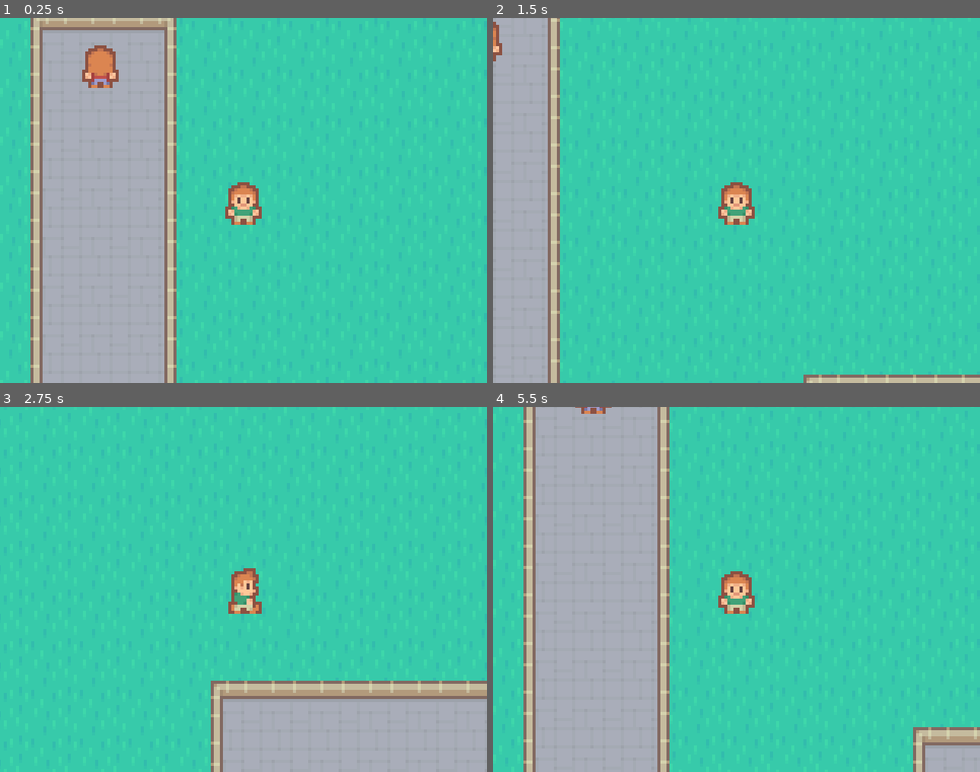
Above: before the commit, frames 1-4 (two rows, left to right).
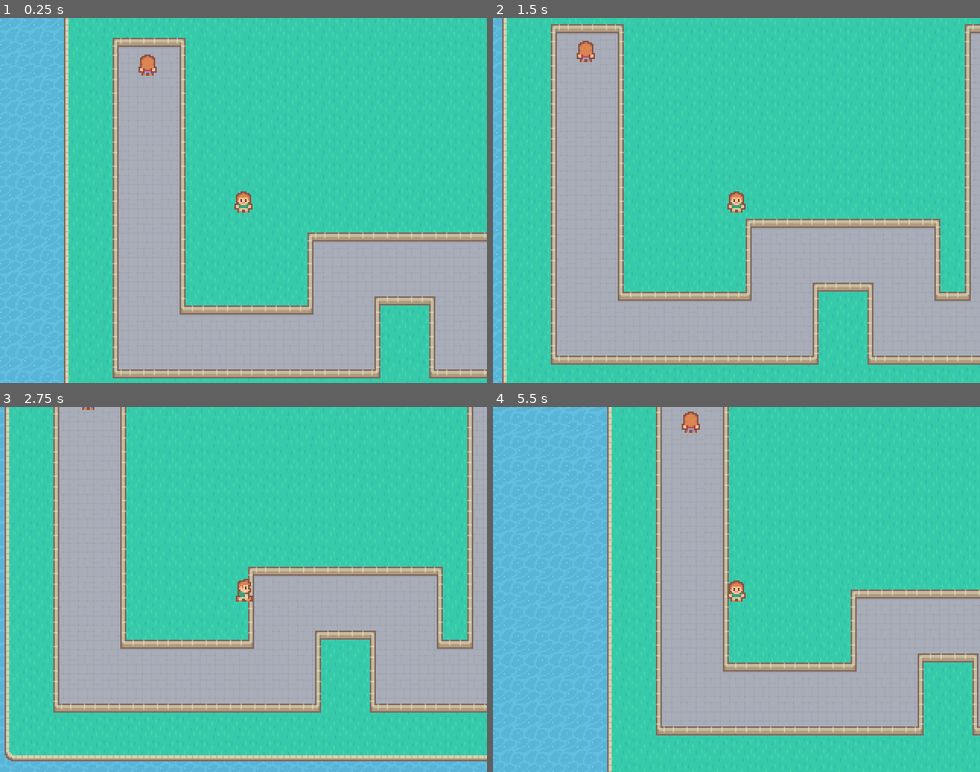
Above: after the commit, the same moments.

Repository: Bloodyaugust/farming-td
Game: Godot game, scene res://scenes/test.tscn
Same seed, same stepped clock (60 frames per second), same inputs: the game is played once before the commit and once after it.
Inputs:
- Up to frame 1 (0.25 s): no input
- Up to frame 2 (1.5 s): hold Right (ui_right) 0.53-1.28 s; hold Ctrl 0.53-1.28 s; hold Down (ui_down) from 1.28 s (still down); tap P at 1.35 s
- Up to frame 3 (2.75 s): release Down (ui_down) at 2.03 s; hold Right (ui_right) from 2.03 s (still down); hold Ctrl from 2.03 s (still down)
- Up to frame 4 (5.5 s): release Right (ui_right) at 2.78 s; release Ctrl at 2.78 s; hold Up (ui_up) 2.78-3.53 s; tap P at 2.85, 4.35 s; hold Ctrl 3.53-4.28 s; hold Left (ui_left) 3.53-5.03 s; hold Down (ui_down) from 5.03 s (still down); hold Ctrl from 5.03 s (still down)

The runs differ from the first frame. In frame 1, 49% of the frame differs, in the area x 0-100%, y 0-100%; in frame 2, 50%; in frame 3, 50%; in frame 4, 63%.

Commit message:
Refactor path_navigator, finish logic for basic path_follower
- Lots of minor pixel-perfect alignment fixes
- Some refactor of scene hierarchy

Diff:
--- a/actors/basic_enemy.tscn
+++ b/actors/basic_enemy.tscn
@@ -1,9 +1,10 @@
-[gd_scene load_steps=6 format=2]
+[gd_scene load_steps=8 format=2]
 
 [ext_resource path="res://sprites/enemies/basic/tile_0105.png" type="Texture" id=1]
 [ext_resource path="res://sprites/enemies/basic/tile_0106.png" type="Texture" id=2]
 [ext_resource path="res://sprites/enemies/basic/tile_0133.png" type="Texture" id=3]
 [ext_resource path="res://sprites/enemies/basic/tile_0160.png" type="Texture" id=4]
+[ext_resource path="res://behaviors/path_follower.tscn" type="PackedScene" id=5]
 
 [sub_resource type="SpriteFrames" id=1]
 animations = [ {
@@ -18,10 +19,19 @@
 "speed": 5.0
 } ]
 
-[node name="basic_enemy" type="Node2D"]
+[sub_resource type="RectangleShape2D" id=2]
+extents = Vector2( 4, 2 )
+
+[node name="basic_enemy" type="KinematicBody2D"]
 
 [node name="AnimatedSprite" type="AnimatedSprite" parent="."]
 frames = SubResource( 1 )
 animation = "walk-north"
 frame = 3
 playing = true
+
+[node name="path_follower" parent="." instance=ExtResource( 5 )]
+
+[node name="CollisionShape2D" type="CollisionShape2D" parent="."]
+position = Vector2( 0, 6 )
+shape = SubResource( 2 )
--- a/scenes/test.tscn
+++ b/scenes/test.tscn
@@ -73,7 +73,7 @@
 } ]
 
 [sub_resource type="RectangleShape2D" id=3]
-extents = Vector2( 3.14941, 1.80109 )
+extents = Vector2( 3, 2 )
 
 [node name="Node2D" type="Node2D"]
 script = ExtResource( 1 )
@@ -103,25 +103,27 @@
 
 [node name="KinematicBody2D" type="KinematicBody2D" parent="."]
 editor/display_folded = true
-position = Vector2( 86, 270 )
+position = Vector2( 102, 315 )
 script = ExtResource( 8 )
 
 [node name="AnimatedSprite" type="AnimatedSprite" parent="KinematicBody2D"]
 frames = SubResource( 2 )
 animation = "walk-west"
+frame = 1
 playing = true
 
 [node name="CollisionShape2D" type="CollisionShape2D" parent="KinematicBody2D"]
-position = Vector2( 0.113129, 6.20758 )
+position = Vector2( 3.35276e-07, 6 )
 shape = SubResource( 3 )
 
 [node name="Camera2D" type="Camera2D" parent="KinematicBody2D"]
 current = true
-zoom = Vector2( 0.25, 0.25 )
+zoom = Vector2( 0.5, 0.5 )
 drag_margin_h_enabled = false
 drag_margin_v_enabled = false
 
 [node name="basic_enemy" parent="." instance=ExtResource( 21 )]
+editor/display_folded = true
 position = Vector2( 39, 225 )
 
 [node name="path_follower" parent="basic_enemy" instance=ExtResource( 22 )]
--- a/scripts/character-movement.gd
+++ b/scripts/character-movement.gd
@@ -3,7 +3,7 @@
 onready var actions = get_node('/root/actions')
 onready var store = get_node('/root/store')
 
-const WALK_SPEED = 16 * 3
+const WALK_SPEED: float = 16.0 * 3.0
 
 var animator
 var move_direction = "north" # north, east, south, west
--- /dev/null
+++ b/scripts/get-path.gd
@@ -0,0 +1,6 @@
+extends Line2D
+
+onready var navigation: Navigation2D = $"/root".find_node("enemy_navigation", true, false)
+
+func _ready():
+  points = navigation.path
--- a/scripts/path-follower.gd
+++ b/scripts/path-follower.gd
@@ -1,10 +1,24 @@
 extends Node
 
+const SPEED: float = 16.0 * 2.0
+const NEAR: float = 1.0
+
 onready var navigation: Navigation2D = $"/root".find_node("enemy_navigation", true, false)
+onready var parent: Node2D = get_parent()
+
+onready var path: PoolVector2Array = navigation.path
+
+var path_index: int = 0
 
 func _ready():
-  print(navigation)
+  print(path)
 
-# Called every frame. 'delta' is the elapsed time since the previous frame.
-#func _process(delta):
-#  pass
+func _physics_process(delta):
+  if path_index != path.size():
+    var current_path_node: Vector2 = path[path_index]
+    var distance_to_node: float = parent.position.distance_to(current_path_node)
+
+    parent.move_and_collide((current_path_node - parent.position).normalized() * SPEED * delta)
+
+    if parent.position.distance_to(current_path_node) <= NEAR:
+      path_index += 1
--- a/scripts/path-navigator.gd
+++ b/scripts/path-navigator.gd
@@ -4,3 +4,11 @@
 onready var spawn: Node2D = $"spawn_point"
 
 onready var path: PoolVector2Array = get_simple_path(spawn.position, end.position)
+
+func _ready():
+  var global_path: Array = []
+
+  for vector in path:
+    global_path.push_back(to_global(vector))
+
+  path = PoolVector2Array(global_path)
